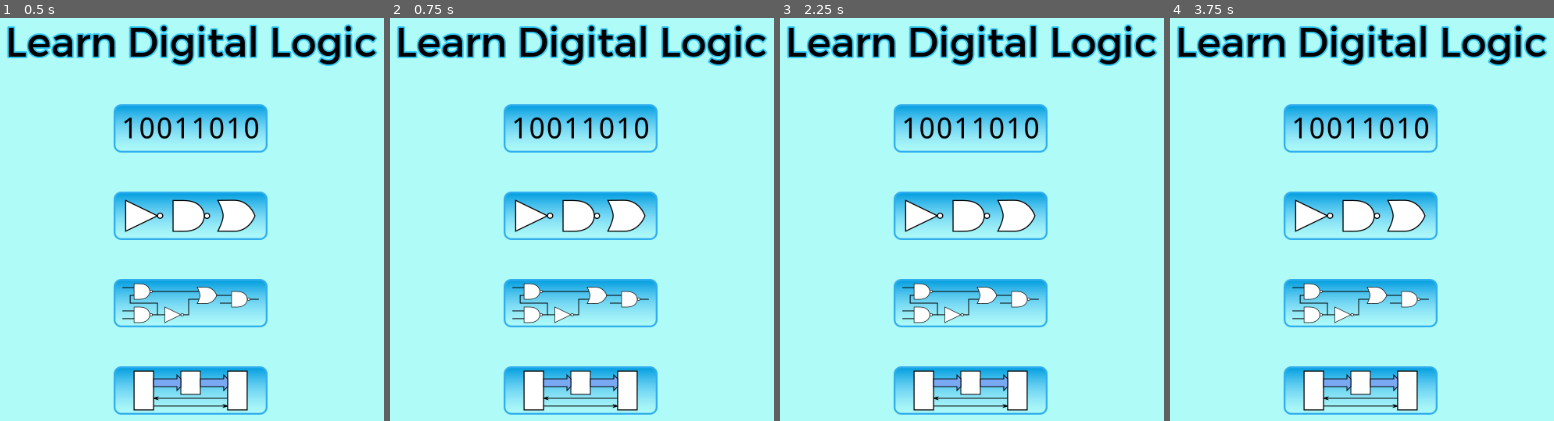
Above: before the commit, frames 1-4 (left to right).
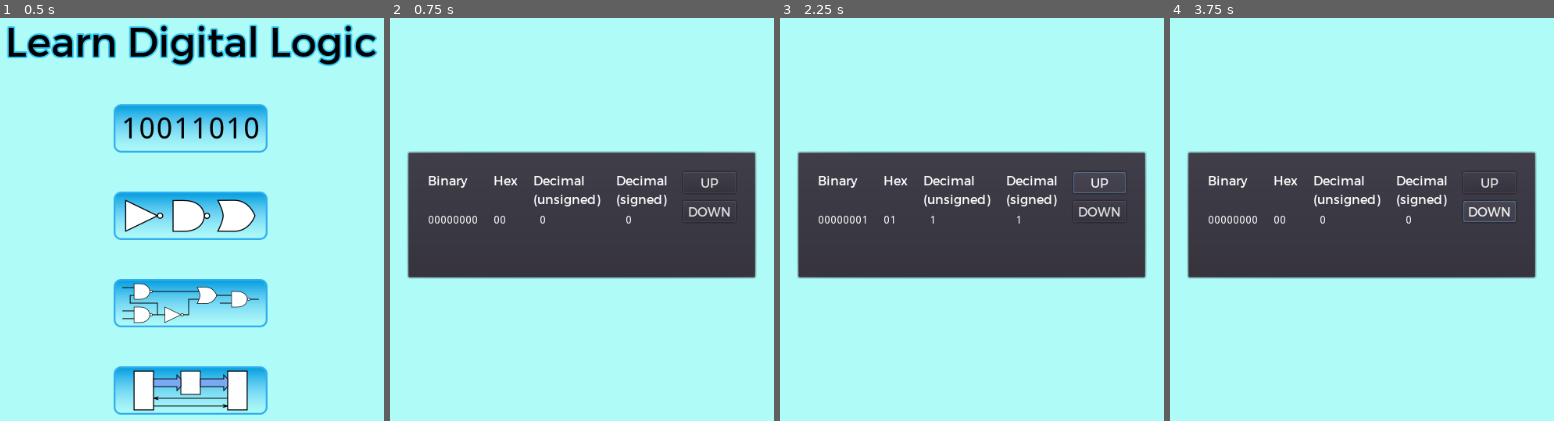
Above: after the commit, the same moments.

Repository: andrew-wilkes/digital-logic
Game: Godot game, scene res://Main.tscn
Same seed, same stepped clock (60 frames per second), same inputs: the game is played once before the commit and once after it.
Inputs (mouse positions are in pixels of both pictures, inside the frame that each line leads up to):
- Up to frame 1 (0.5 s): no input
- Up to frame 2 (0.75 s): click (582, 126) at 0.5 s
- Up to frame 3 (2.25 s): click (972, 388) at 1.27 s; click (1098, 183) at 2 s, where only the run after the commit has a clickable "UP"
- Up to frame 4 (3.75 s): click (1362, 215) at 2.77 s; click (1488, 211) at 3.5 s, where only the run after the commit has a clickable "DOWN"

Frame 1 is identical in both runs. In frame 2, 45% of the frame differs, in the area x 1-99%, y 1-99%; in frame 3, 45%; in frame 4, 45%.

Commit message:
Add scene switching and other scene files

Diff:
--- /dev/null
+++ b/game/Circuits.tscn
@@ -0,0 +1,5 @@
+[gd_scene format=2]
+
+[node name="Projects" type="CenterContainer"]
+anchor_right = 1.0
+anchor_bottom = 1.0
--- /dev/null
+++ b/game/Gates.tscn
@@ -0,0 +1,5 @@
+[gd_scene format=2]
+
+[node name="Projects" type="CenterContainer"]
+anchor_right = 1.0
+anchor_bottom = 1.0
--- a/game/Main.gd
+++ b/game/Main.gd
@@ -1,5 +1,16 @@
 extends CenterContainer
 
+func _on_Numbers_button_down():
+	get_tree().change_scene("res://Numbers.tscn")
 
-func _ready():
-	pass
+
+func _on_Gates_button_down():
+	get_tree().change_scene("res://Gates.tscn")
+
+
+func _on_Circuits_button_down():
+	get_tree().change_scene("res://Circuits.tscn")
+
+
+func _on_Projects_button_down():
+	get_tree().change_scene("res://Projects.tscn")
--- a/game/Main.tscn
+++ b/game/Main.tscn
@@ -23,13 +23,14 @@
 }
 
 [node name="VBox" type="VBoxContainer" parent="."]
+margin_left = 274.0
 margin_top = 44.0
 margin_right = 750.0
 margin_bottom = 556.0
 custom_constants/separation = 50
 
 [node name="Label" type="Label" parent="VBox"]
-margin_right = 750.0
+margin_right = 476.0
 margin_bottom = 64.0
 custom_fonts/font = SubResource( 1 )
 custom_colors/font_color = Color( 0, 0, 0, 1 )
@@ -37,9 +38,9 @@
 align = 1
 
 [node name="Numbers" type="TextureButton" parent="VBox"]
-margin_left = 276.0
+margin_left = 139.0
 margin_top = 114.0
-margin_right = 473.0
+margin_right = 336.0
 margin_bottom = 176.0
 hint_tooltip = "Numbers"
 size_flags_horizontal = 4
@@ -47,9 +48,9 @@
 texture_normal = ExtResource( 3 )
 
 [node name="Gates" type="TextureButton" parent="VBox"]
-margin_left = 276.0
+margin_left = 139.0
 margin_top = 226.0
-margin_right = 473.0
+margin_right = 336.0
 margin_bottom = 288.0
 hint_tooltip = "Gates"
 size_flags_horizontal = 4
@@ -57,9 +58,9 @@
 texture_normal = ExtResource( 6 )
 
 [node name="Circuits" type="TextureButton" parent="VBox"]
-margin_left = 276.0
+margin_left = 139.0
 margin_top = 338.0
-margin_right = 473.0
+margin_right = 336.0
 margin_bottom = 400.0
 hint_tooltip = "Circuits"
 size_flags_horizontal = 4
@@ -67,11 +68,15 @@
 texture_normal = ExtResource( 5 )
 
 [node name="Projects" type="TextureButton" parent="VBox"]
-margin_left = 276.0
+margin_left = 139.0
 margin_top = 450.0
-margin_right = 473.0
+margin_right = 336.0
 margin_bottom = 512.0
 hint_tooltip = "Projects"
 size_flags_horizontal = 4
 size_flags_vertical = 0
 texture_normal = ExtResource( 4 )
+[connection signal="button_down" from="VBox/Numbers" to="." method="_on_Numbers_button_down"]
+[connection signal="button_down" from="VBox/Gates" to="." method="_on_Gates_button_down"]
+[connection signal="button_down" from="VBox/Circuits" to="." method="_on_Circuits_button_down"]
+[connection signal="button_down" from="VBox/Projects" to="." method="_on_Projects_button_down"]
--- /dev/null
+++ b/game/Projects.tscn
@@ -0,0 +1,8 @@
+[gd_scene format=2]
+
+[node name="Projects" type="CenterContainer"]
+anchor_right = 1.0
+anchor_bottom = 1.0
+__meta__ = {
+"_edit_use_anchors_": false
+}
